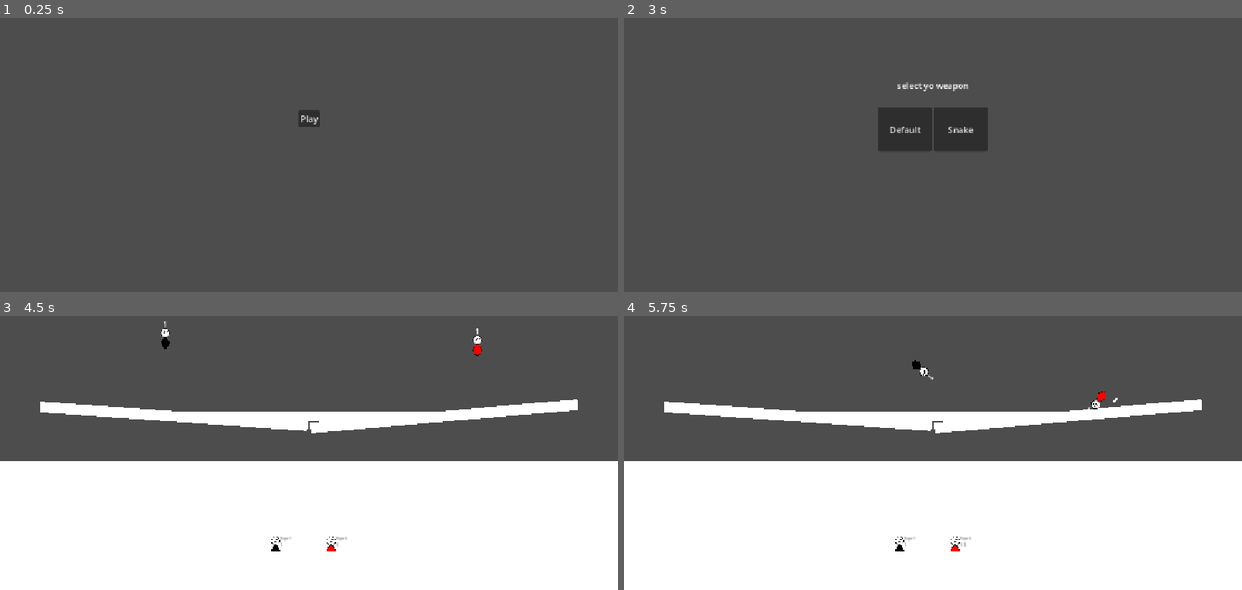
Above: before the commit, frames 1-4 (two rows, left to right).
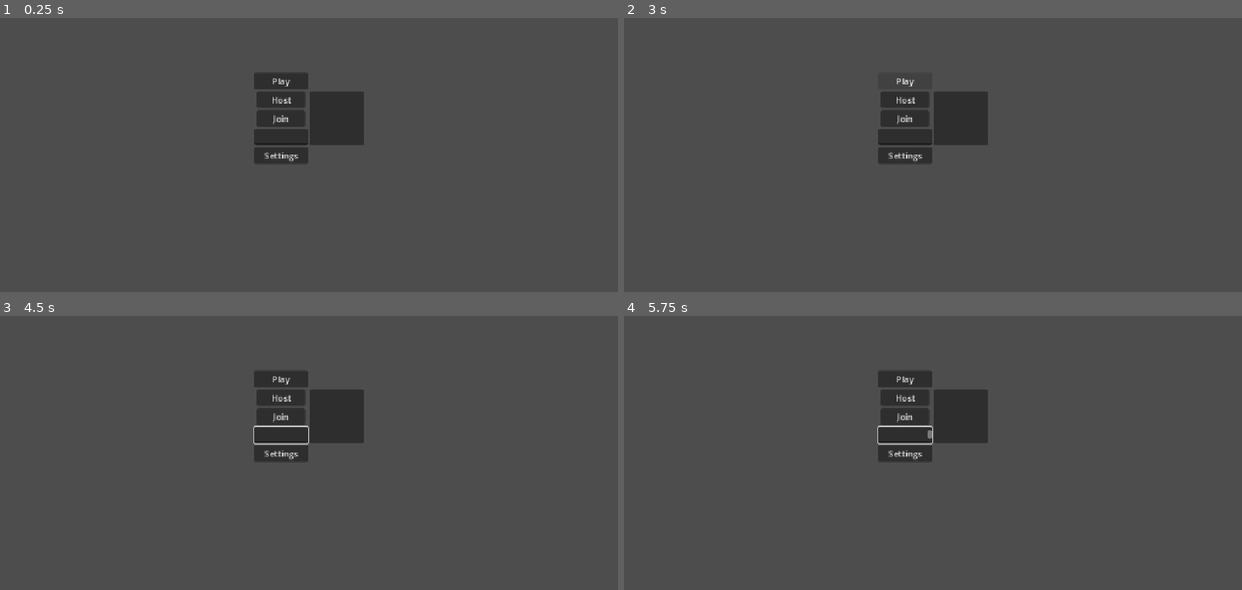
Above: after the commit, the same moments.

Repository: iluebke862/shitpost-fighting-game
Game: Godot game, scene res://scenes/main_menu.tscn
Same seed, same stepped clock (60 frames per second), same inputs: the game is played once before the commit and once after it. Before the commit the project starts from res://scenes/main.tscn.
Inputs (mouse positions are in pixels of both pictures, inside the frame that each line leads up to):
- Up to frame 1 (0.25 s): no input
- Up to frame 2 (3 s): click (902, 100) at 0.5 s, where only the run after the commit has a clickable "Host"; click (902, 119) at 1.25 s, where only the run after the commit has a clickable "Join"; click (902, 155) at 2 s, where only the run after the commit has a clickable "Settings"; click "Play" at 2.75 s
- Up to frame 3 (4.5 s): click (278, 379) at 3.5 s, where only the run after the commit has a clickable "Play"; click (278, 428) at 4.25 s, where only the run before the commit has a clickable "Default"
- Up to frame 4 (5.75 s): tap Enter at 5 s; hold D (P1 - right) from 5.03 s (still down); tap S (P1 - shoot) at 5.1 s; tap W (P1 - jump) at 5.27 s

The runs differ from the first frame. In frame 1, 3.9% of the frame differs, in the area x 41-59%, y 20-53%; in frame 2, 1.9%; in frame 3, 54%, in the area x 0-100%, y 1-100%; in frame 4, 54%.
Error after the commit: Parse Error: Expected indented block after function declaration. (res://script/ip_input.gd:6)

Commit message:
start on multiplayer

Diff:
--- a/project.godot
+++ b/project.godot
@@ -11,7 +11,7 @@
 [application]
 
 config/name="idk"
-run/main_scene="uid://j7rxgo0gu1dv"
+run/main_scene="uid://0xd4ypd5htki"
 config/features=PackedStringArray("4.7", "Forward Plus")
 config/icon="res://sprites/icon.svg"
 
--- /dev/null
+++ b/scenes/main_menu.tscn
@@ -0,0 +1,64 @@
+[gd_scene format=3 uid="uid://0xd4ypd5htki"]
+
+[ext_resource type="Script" uid="uid://c72ux5jxjfe4s" path="res://script/ip_input.gd" id="1_l6cm7"]
+
+[node name="Main Menu" type="Control" unique_id=1365640705]
+layout_mode = 3
+anchors_preset = 15
+anchor_right = 1.0
+anchor_bottom = 1.0
+grow_horizontal = 2
+grow_vertical = 2
+
+[node name="HBoxContainer" type="HBoxContainer" parent="." unique_id=1631914590]
+layout_mode = 1
+anchors_preset = 15
+anchor_right = 1.0
+anchor_bottom = 1.0
+grow_horizontal = 2
+grow_vertical = 2
+alignment = 1
+
+[node name="VBoxContainer" type="VBoxContainer" parent="HBoxContainer" unique_id=1954553271]
+layout_mode = 2
+size_flags_horizontal = 4
+size_flags_vertical = 4
+
+[node name="Play" type="Button" parent="HBoxContainer/VBoxContainer" unique_id=89062265]
+custom_minimum_size = Vector2(100, 25)
+layout_mode = 2
+text = "Play	"
+
+[node name="Host" type="Button" parent="HBoxContainer/VBoxContainer" unique_id=1430983892]
+custom_minimum_size = Vector2(90, 20)
+layout_mode = 2
+size_flags_horizontal = 4
+text = "Host"
+
+[node name="Join" type="Button" parent="HBoxContainer/VBoxContainer" unique_id=1305696366]
+custom_minimum_size = Vector2(90, 20)
+layout_mode = 2
+size_flags_horizontal = 4
+text = "Join"
+
+[node name="ip_input" type="TextEdit" parent="HBoxContainer/VBoxContainer" unique_id=922133747]
+custom_minimum_size = Vector2(100, 30)
+layout_mode = 2
+size_flags_horizontal = 4
+size_flags_vertical = 4
+emoji_menu_enabled = false
+scroll_fit_content_width = true
+script = ExtResource("1_l6cm7")
+
+[node name="Settings" type="Button" parent="HBoxContainer/VBoxContainer" unique_id=2091411953]
+custom_minimum_size = Vector2(100, 25)
+layout_mode = 2
+text = "Settings"
+
+[node name="Customization" type="Panel" parent="HBoxContainer" unique_id=749126771]
+custom_minimum_size = Vector2(100, 100)
+layout_mode = 2
+size_flags_horizontal = 4
+size_flags_vertical = 4
+
+[connection signal="text_changed" from="HBoxContainer/VBoxContainer/ip_input" to="HBoxContainer/VBoxContainer/ip_input" method="_on_text_changed"]
--- /dev/null
+++ b/script/ip_input.gd
@@ -0,0 +1,6 @@
+extends TextEdit
+var last_text = ""
+
+
+
+func _on_text_changed() -> void:
Not shown, added: script/ip_input.gd.uid
